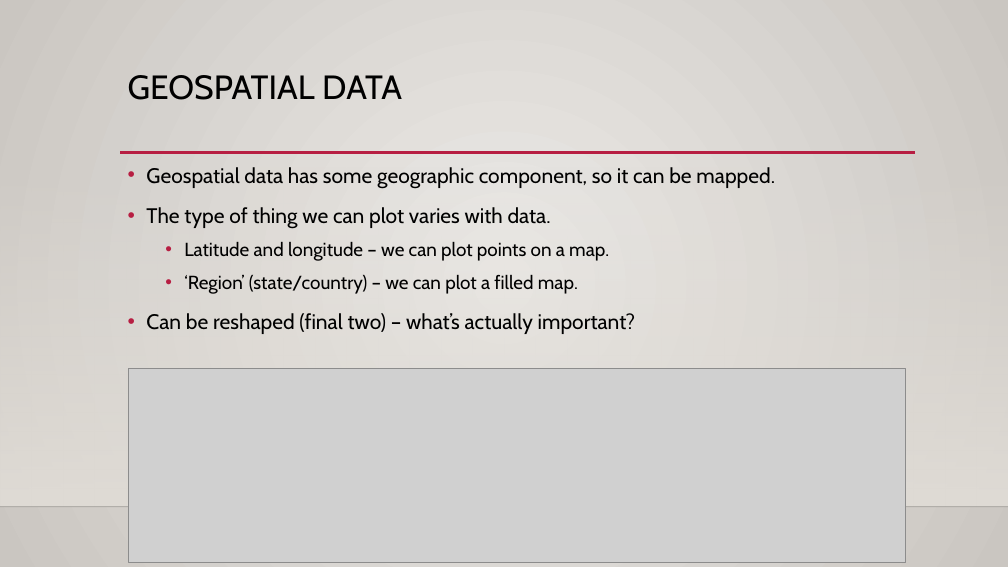
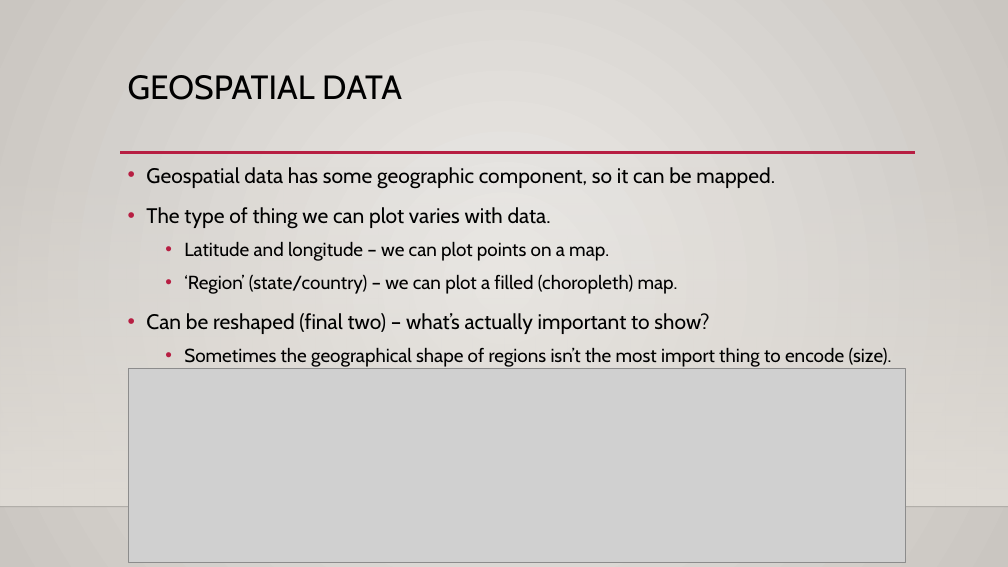
Before and after one commit to AkeemSemper/ml_datasets, a slide deck: slide 28 of slides/chapter_5.pptx (slide 26 before the commit). Drawn at 1008x567 pixels with LibreOffice and Linux fonts; fonts in the diff are those of the drawing; grey boxes stand for pictures; background and template pictures are left out. Boxes give left, top, right and bottom in pixels: in the first picture for what was removed or moved away, otherwise in the second. Text is boxed around its words. In the diff, an @@ line names an element or a change of style, - is before the commit and + after.

```diff
--- a/slides/chapter_5.pptx
+++ b/slides/chapter_5.pptx
@@ text at <box>146,275,892,367</box>: text changed; size 20 to 18 pt @@
-  • ‘Region’ (state/country) – we can plot a filled map.
-• Can be reshaped (final two) – what’s actually important?
+  • ‘Region’ (state/country) – we can plot a filled (choropleth) map.
+• Can be reshaped (final two) – what’s actually important to show?
+  • Sometimes the geographical shape of regions isn’t the most import thing to encode (size).
```
Also in this commit, not shown: 14 other slides changed, 2 slides added, 1 slide removed.
